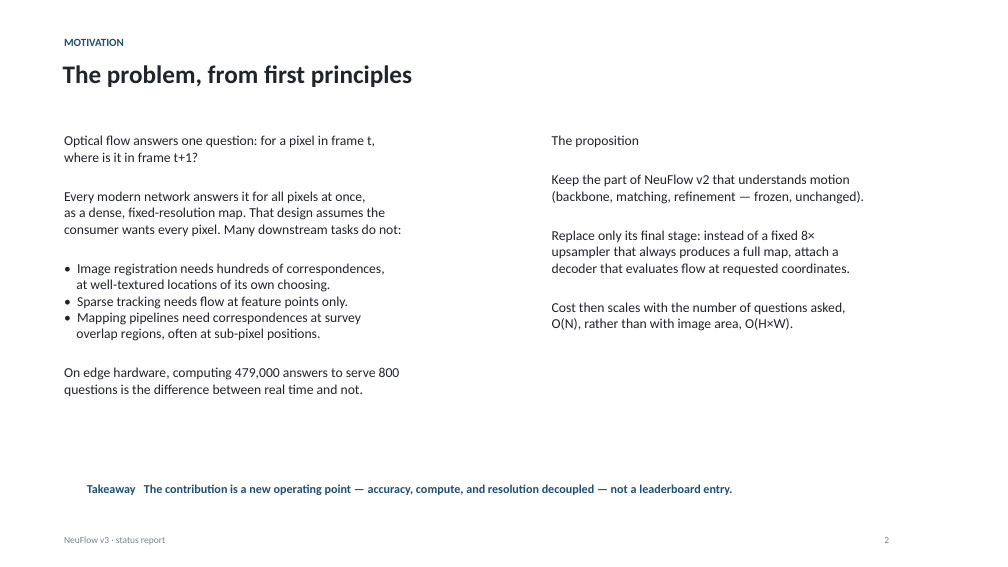
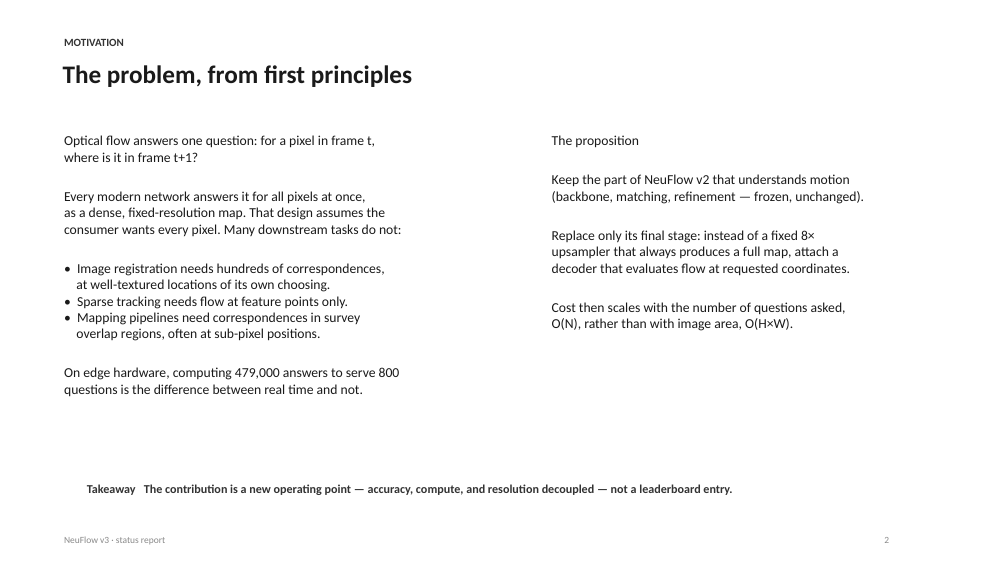
Before and after one commit to shrirag10/Neuflowv3, a slide deck: slide 2 of docs/NeuFlow_v3_status.pptx. Drawn at 1008x567 pixels with LibreOffice and Linux fonts; fonts in the diff are those of the drawing. Boxes give left, top, right and bottom in pixels: in the first picture for what was removed or moved away, otherwise in the second. Text is boxed around its words. In the diff, an @@ line names an element or a change of style, - is before the commit and + after.

Commit message:
Monochrome academic deck with flowcharts; GUI: region query window, video/YouTube, real-time motion detection, resources tab
- Deck (14 slides): monochromatic theme, native-shape pipeline flowcharts (inherited vs
  replaced), decoder-internals flowchart, mixed-stage picture slide, HPC/Spring request,
  sparse-vs-dense explained in plain terms
- GUI: drag-select region flow, local video + YouTube sources (yt-dlp), Space playback
  with ego-motion-compensated motion boxes from coarse flow (zero extra decode cost),
  System resources tab with live FPS/latency/GPU/VRAM/CPU/RAM sparklines
- Selftest: 26ms click, region window, motion box detected, 39 FPS playback

```diff
--- a/docs/NeuFlow_v3_status.pptx
+++ b/docs/NeuFlow_v3_status.pptx
@@ text "The problem, from first principles" at box(63, 65, 412, 87): text colour #20242B to #1A1A1A @@
@@ text "MOTIVATION" at box(64, 39, 124, 46): text colour #1F4E79 to #333333 @@
@@ text at box(64, 135, 402, 397): text colour #20242B to #1A1A1A @@
@@ text "The proposition" at box(552, 135, 864, 331): text colour #20242B to #1A1A1A @@
@@ text at box(77, 312, 360, 325): text changed; text colour #20242B to #1A1A1A @@
-• Mapping pipelines need correspondences at survey
+• Mapping pipelines need correspondences in survey
@@ text "Takeaway The contribution is a ..." at box(87, 484, 732, 495): text colour #1F4E79 to #333333 @@
```
Also in this commit, not shown: 11 other slides changed, 2 slides added, 1 slide removed, 8 other files.
